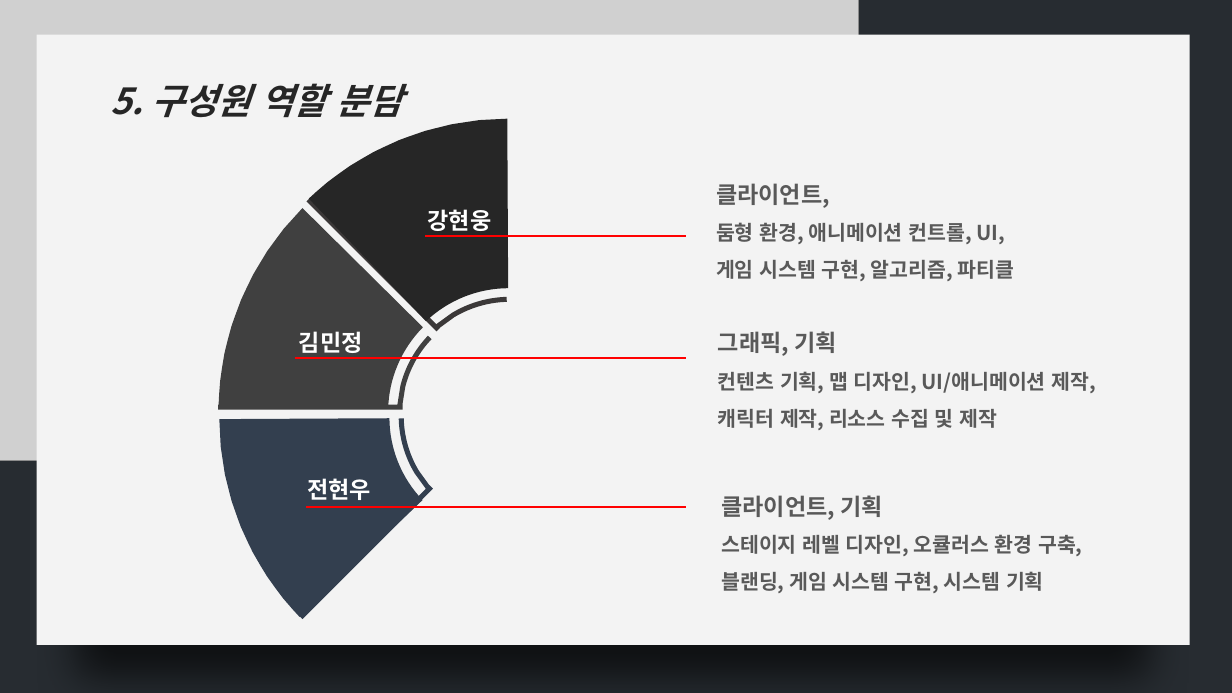
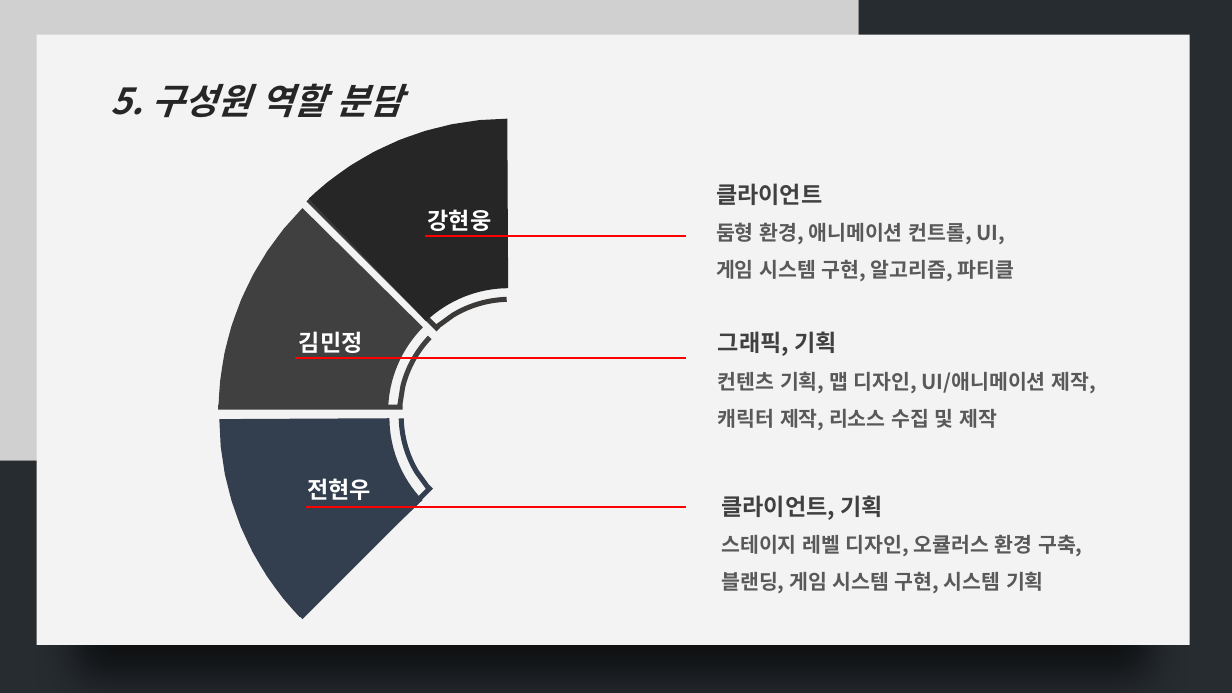
Before and after one commit to wooloves39/Final_Mission_, a slide deck: slide 7 of Final_Mission/기획서/New 기획/자각마녀 중간발표 ppt.potx. Drawn at 1232x693 pixels with LibreOffice and Linux fonts; fonts in the diff are those of the drawing; grey boxes stand for pictures. Boxes give left, top, right and bottom in pixels: in the first picture for what was removed or moved away, otherwise in the second. Text is boxed around its words. In the diff, an @@ line names an element or a change of style, - is before the commit and + after.

```diff
--- a/Final_Mission/기획서/New 기획/자각마녀 중간발표 ppt.potx
+++ b/Final_Mission/기획서/New 기획/자각마녀 중간발표 ppt.potx
@@ text at bbox=[716, 183, 822, 205]: text changed; text colour #595959 to #404040 @@
-클라이언트,
+클라이언트
@@ text at bbox=[718, 331, 837, 356]: text colour #595959 to #404040 in "그래픽, 기획" @@
@@ text at bbox=[721, 495, 883, 520]: text colour #595959 to #404040 in "클라이언트, 기획" @@
```
Also in this commit, not shown: 6 other slides changed, 2 slides added, 1 slide removed.
